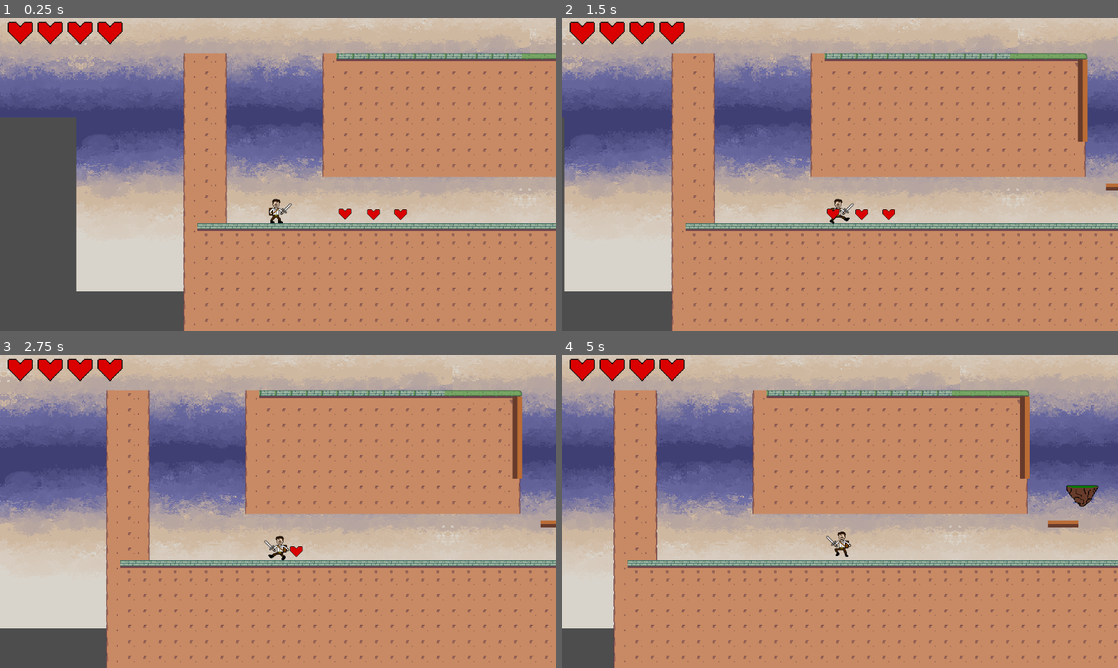
Above: before the commit, frames 1-4 (two rows, left to right).
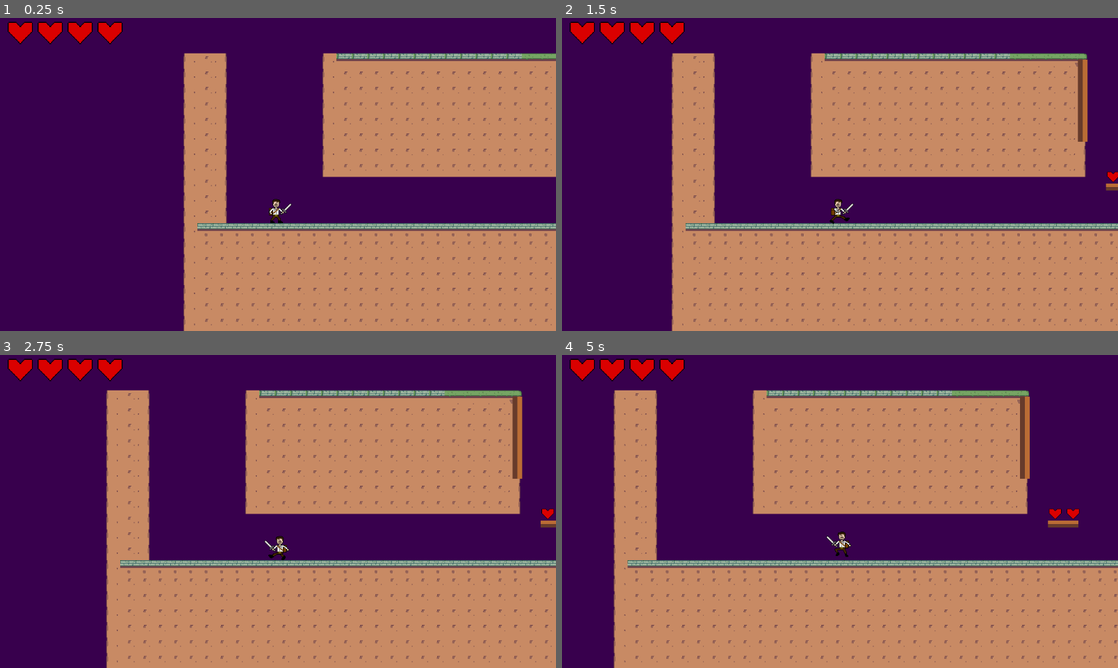
Above: after the commit, the same moments.

Repository: bscott519/NewColossalCrisisGame
Game: Godot game, scene res://Scenes/level_7.tscn
Same seed, same stepped clock (60 frames per second), same inputs: the game is played once before the commit and once after it. This scene is started directly instead of the project's main scene. The engine's default icon, where the game draws it, is replaced by a stand-in: a white triangle on a blue panel in a dark square. Sound files missing from this copy of the repository are replaced by a short silence.
Inputs (mouse positions are in pixels of both pictures, inside the frame that each line leads up to):
- Up to frame 1 (0.25 s): no input
- Up to frame 2 (1.5 s): tap Enter (enter) at 0.5, 1.35 s; move the mouse to (962, 158) at 0.52 s; hold D (right) from 0.53 s (still down); click (962, 158) at 0.6 s; tap Space (jump) at 0.77 s; move the mouse to (728, 190) at 1.27 s
- Up to frame 3 (2.75 s): tap Space (jump) at 1.52 s; move the mouse to (333, 442) at 2.02 s; release D (right) at 2.03 s; hold A (left) from 2.03 s (still down); click (333, 442) at 2.1 s
- Up to frame 4 (5 s): move the mouse to (812, 574) at 2.77 s; release A (left) at 2.78 s; hold D (right) 2.78-4.28 s; tap Enter (enter) at 2.85, 4.35 s; tap Space (jump) at 3.02, 3.77, 4.52 s; move the mouse to (1006, 558) at 3.52 s; click (1006, 558) at 3.6 s; move the mouse to (673, 464) at 4.27 s; hold A (left) from 4.28 s (still down)

The runs differ from the first frame. In frame 1, 55% of the frame differs, in the area x 0-100%, y 0-100%; in frame 2, 48%; in frame 3, 47%; in frame 4, 44%.

Commit message:
added background to level 7 and moved hearts

Diff:
--- a/Scenes/level_7.tscn
+++ b/Scenes/level_7.tscn
@@ -1,10 +1,9 @@
-[gd_scene load_steps=25 format=3 uid="uid://cg4v8rai28a26"]
+[gd_scene load_steps=23 format=3 uid="uid://cg4v8rai28a26"]
 
 [ext_resource type="Script" uid="uid://r1paro7iqiek" path="res://Scripts/level_7.gd" id="1_gn553"]
-[ext_resource type="Texture2D" uid="uid://c7awsvhvqdq0c" path="res://GameArt/Background.png" id="2_f8wta"]
+[ext_resource type="Texture2D" uid="uid://8cx7tt73xvj0" path="res://GameArt/CCCastleInterior.png" id="2_gn553"]
 [ext_resource type="Texture2D" uid="uid://c2vdlh6wda0jf" path="res://GameArt/TileSet-36x36.png" id="3_j020x"]
 [ext_resource type="PackedScene" uid="uid://b5lm45fuex5bw" path="res://Scenes/player.tscn" id="4_e4jnh"]
-[ext_resource type="Texture2D" uid="uid://cg8f8bxivoshb" path="res://GameArt/CCRock.png" id="7_2rdev"]
 [ext_resource type="Texture2D" uid="uid://cbs0mp8o4ukol" path="res://GameArt/CCW1Platform.png" id="8_5i4s6"]
 [ext_resource type="PackedScene" uid="uid://cigkhvsqha8dt" path="res://Scenes/heartscontainer.tscn" id="9_4thwd"]
 [ext_resource type="PackedScene" uid="uid://cabb5g6dppmsb" path="res://Scenes/finalflagpole.tscn" id="10_irpto"]
@@ -73,9 +72,6 @@
 [sub_resource type="RectangleShape2D" id="RectangleShape2D_ft2ke"]
 size = Vector2(20, 154.5)
 
-[sub_resource type="RectangleShape2D" id="RectangleShape2D_wrjdp"]
-size = Vector2(43.7776, 5.83333)
-
 [sub_resource type="RectangleShape2D" id="RectangleShape2D_3b0ud"]
 size = Vector2(12.1212, 4.11765)
 
@@ -88,80 +84,11 @@
 position = Vector2(0, 1)
 script = ExtResource("1_gn553")
 
-[node name="Background5" type="Sprite2D" parent="."]
-position = Vector2(3086, 139)
-rotation = -3.14159
-scale = Vector2(2.44737, 1.452)
-texture = ExtResource("2_f8wta")
-flip_h = true
-
-[node name="Background6" type="Sprite2D" parent="."]
-position = Vector2(4011, 138)
-rotation = -3.14159
-scale = Vector2(2.44737, 1.452)
-texture = ExtResource("2_f8wta")
-flip_h = true
-
-[node name="Background7" type="Sprite2D" parent="."]
-position = Vector2(4940, 138)
-rotation = -3.14159
-scale = Vector2(2.44737, 1.452)
-texture = ExtResource("2_f8wta")
-flip_h = true
-
-[node name="Background3" type="Sprite2D" parent="."]
-position = Vector2(2294, 56)
+[node name="CcCastleInterior" type="Sprite2D" parent="."]
+position = Vector2(3147.51, -81.4337)
 rotation = 3.14159
-scale = Vector2(2.44737, 1.452)
-texture = ExtResource("2_f8wta")
-
-[node name="Background4" type="Sprite2D" parent="Background3"]
-position = Vector2(-380, 6.10352e-05)
-texture = ExtResource("2_f8wta")
-flip_h = true
-
-[node name="Background5" type="Sprite2D" parent="Background3"]
-position = Vector2(-380, 248.276)
-texture = ExtResource("2_f8wta")
-flip_h = true
-flip_v = true
-
-[node name="Background4" type="Sprite2D" parent="."]
-position = Vector2(4153, 56)
-rotation = 3.14159
-scale = Vector2(2.44737, 1.452)
-texture = ExtResource("2_f8wta")
-
-[node name="Background4" type="Sprite2D" parent="Background4"]
-position = Vector2(-380, 6.10352e-05)
-texture = ExtResource("2_f8wta")
-flip_h = true
-
-[node name="Background9" type="Sprite2D" parent="."]
-position = Vector2(4153, -304.496)
-rotation = 3.14159
-scale = Vector2(2.44737, 1.452)
-texture = ExtResource("2_f8wta")
-flip_v = true
-
-[node name="Background4" type="Sprite2D" parent="Background9"]
-position = Vector2(-380, 6.10352e-05)
-texture = ExtResource("2_f8wta")
-flip_h = true
-flip_v = true
-
-[node name="Background10" type="Sprite2D" parent="."]
-position = Vector2(1374, -304.496)
-rotation = 3.14159
-scale = Vector2(2.44737, 1.452)
-texture = ExtResource("2_f8wta")
-flip_v = true
-
-[node name="Background4" type="Sprite2D" parent="Background10"]
-position = Vector2(-380, 6.10352e-05)
-texture = ExtResource("2_f8wta")
-flip_h = true
-flip_v = true
+scale = Vector2(69.9468, 21.236)
+texture = ExtResource("2_gn553")
 
 [node name="GroundTileMap" type="TileMap" parent="."]
 tile_set = SubResource("TileSet_olkdc")
@@ -188,54 +115,6 @@
 limit_right = 5550
 limit_bottom = 320
 
-[node name="Ccw1Platform7" type="Sprite2D" parent="."]
-position = Vector2(3021, -40)
-scale = Vector2(1.5, 1.2)
-texture = ExtResource("7_2rdev")
-
-[node name="StaticBody2D" type="StaticBody2D" parent="Ccw1Platform7"]
-
-[node name="CollisionShape2D" type="CollisionShape2D" parent="Ccw1Platform7/StaticBody2D"]
-position = Vector2(1.33325, -12.5)
-shape = SubResource("RectangleShape2D_wrjdp")
-one_way_collision = true
-
-[node name="Ccw1Platform9" type="Sprite2D" parent="."]
-position = Vector2(3135, -118)
-scale = Vector2(1.8, 1.5)
-texture = ExtResource("7_2rdev")
-
-[node name="StaticBody2D" type="StaticBody2D" parent="Ccw1Platform9"]
-
-[node name="CollisionShape2D" type="CollisionShape2D" parent="Ccw1Platform9/StaticBody2D"]
-position = Vector2(0.77771, -12.5)
-shape = SubResource("RectangleShape2D_wrjdp")
-one_way_collision = true
-
-[node name="Ccw1Platform10" type="Sprite2D" parent="."]
-position = Vector2(3556, -118)
-scale = Vector2(1.8, 1.5)
-texture = ExtResource("7_2rdev")
-
-[node name="StaticBody2D" type="StaticBody2D" parent="Ccw1Platform10"]
-
-[node name="CollisionShape2D" type="CollisionShape2D" parent="Ccw1Platform10/StaticBody2D"]
-position = Vector2(0.77771, -12.5)
-shape = SubResource("RectangleShape2D_wrjdp")
-one_way_collision = true
-
-[node name="Ccw1Platform8" type="Sprite2D" parent="."]
-position = Vector2(3671, -40)
-scale = Vector2(1.5, 1.2)
-texture = ExtResource("7_2rdev")
-
-[node name="StaticBody2D" type="StaticBody2D" parent="Ccw1Platform8"]
-
-[node name="CollisionShape2D" type="CollisionShape2D" parent="Ccw1Platform8/StaticBody2D"]
-position = Vector2(1.33325, -12.5)
-shape = SubResource("RectangleShape2D_wrjdp")
-one_way_collision = true
-
 [node name="Ccw1Platform4" type="Sprite2D" parent="."]
 position = Vector2(2983, 21)
 scale = Vector2(5.28, 3.4)
@@ -249,7 +128,7 @@
 one_way_collision = true
 
 [node name="Ccw1Platform5" type="Sprite2D" parent="."]
-position = Vector2(3729, 21)
+position = Vector2(3782, 21)
 scale = Vector2(5.28, 3.4)
 texture = ExtResource("8_5i4s6")
 
@@ -265,26 +144,17 @@
 [node name="Hearts" parent="CanvasLayer" instance=ExtResource("9_4thwd")]
 scale = Vector2(2, 2)
 
-[node name="healthPowerUp" parent="." instance=ExtResource("10_wecx4")]
-position = Vector2(2501, 79)
-
 [node name="healthPowerUp4" parent="." instance=ExtResource("10_wecx4")]
-position = Vector2(3155, -156)
-
-[node name="healthPowerUp3" parent="." instance=ExtResource("10_wecx4")]
-position = Vector2(2445, 79)
+position = Vector2(3003, 1)
 
 [node name="healthPowerUp6" parent="." instance=ExtResource("10_wecx4")]
-position = Vector2(3118, -156)
+position = Vector2(2966, 1)
 
 [node name="healthPowerUp7" parent="." instance=ExtResource("10_wecx4")]
-position = Vector2(3574, -156)
+position = Vector2(3801, 2)
 
 [node name="healthPowerUp8" parent="." instance=ExtResource("10_wecx4")]
-position = Vector2(3537, -156)
-
-[node name="healthPowerUp5" parent="." instance=ExtResource("10_wecx4")]
-position = Vector2(2386, 78)
+position = Vector2(3764, 2)
 
 [node name="CanvasLayer2" type="CanvasLayer" parent="."]
 
Binary file added: GameArt/CCCastleInterior.png
Not shown, added: GameArt/CCCastleInterior.png.import
